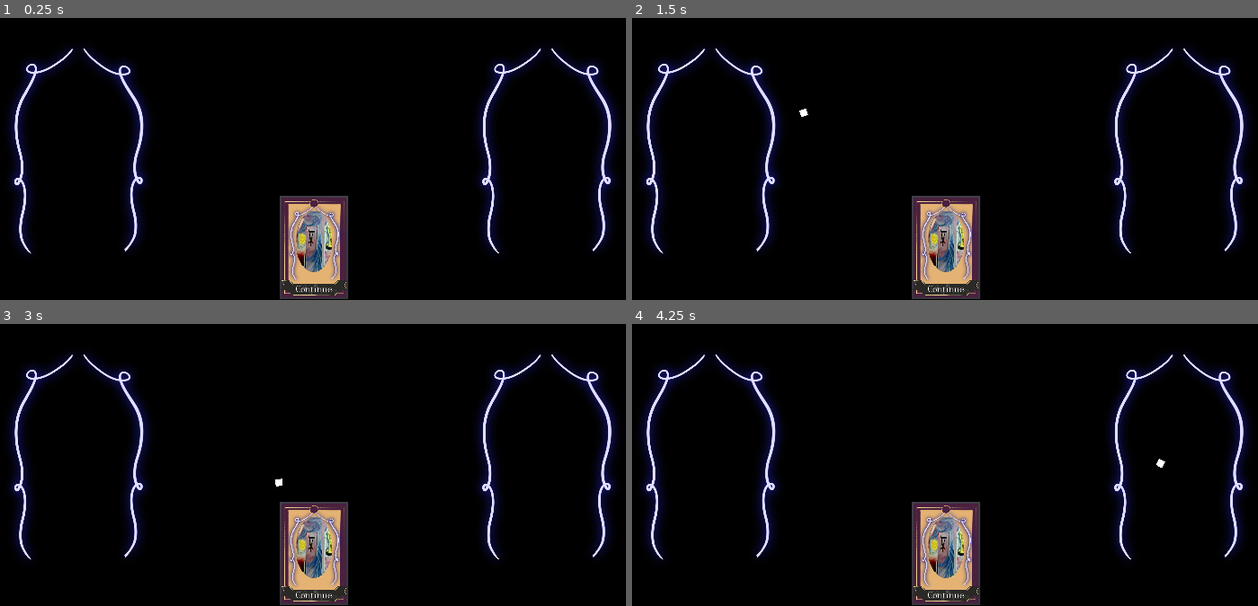
Above: before the commit, frames 1-4 (two rows, left to right).
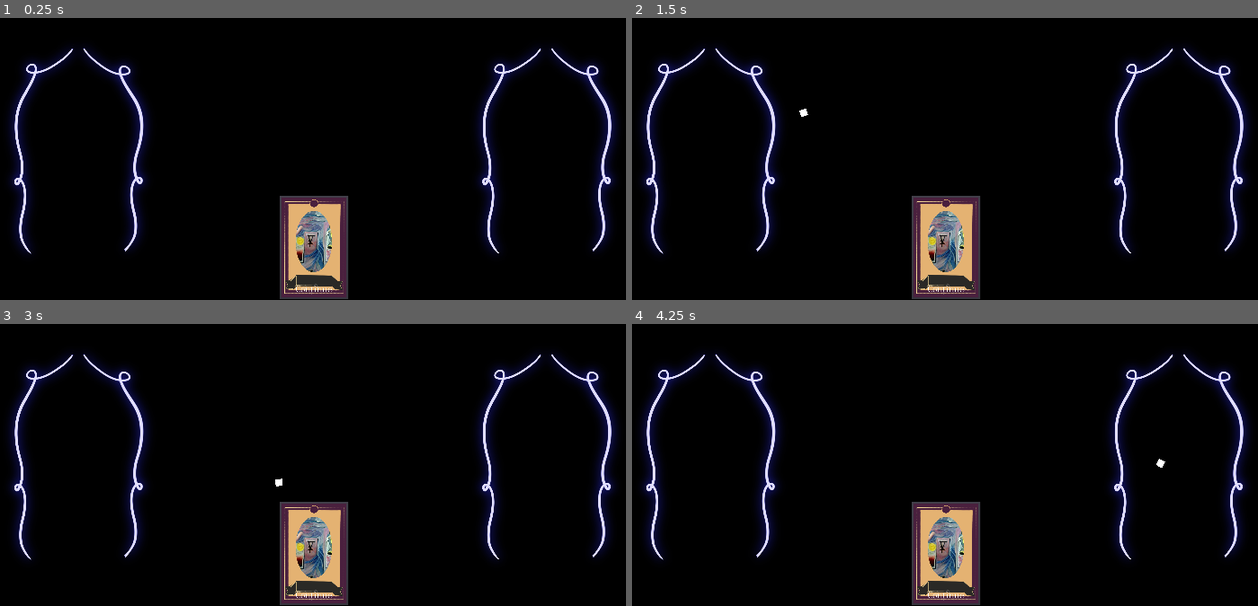
Above: after the commit, the same moments.

Repository: AngelOnFira/ggj-2022
Game: Godot game, scene res://Main.tscn
Two runs of this game, one before a commit and one after it. Both use one fixed random seed, a clock stepped at 60 frames per second and the inputs below.
Inputs (mouse positions are in pixels of both pictures, inside the frame that each line leads up to):
- Up to frame 1 (0.25 s): no input
- Up to frame 2 (1.5 s): tap Enter at 0.5 s; move the mouse to (945, 246) at 0.52 s; click (945, 246) at 0.6 s; tap Space at 1.25 s; move the mouse to (801, 111) at 1.27 s; click (801, 111) at 1.35 s
- Up to frame 3 (3 s): tap Enter at 2 s; move the mouse to (outside the picture) at 2.02 s; click (outside the picture) at 2.1 s; tap Space at 2.75 s; move the mouse to (275, 479) at 2.77 s; click (275, 479) at 2.85 s
- Up to frame 4 (4.25 s): tap Enter at 3.5 s; move the mouse to (1157, 459) at 3.52 s; click (1157, 459) at 3.6 s

The runs differ from the first frame. In frame 1, 1.8% of the frame differs, in the area x 44-56%, y 66-99%; in frame 2, 1.8%; in frame 3, 1.8%; in frame 4, 1.8%.

Commit message:
yeah

Diff:
--- a/Card.tscn
+++ b/Card.tscn
@@ -1,37 +1,29 @@
-[gd_scene load_steps=19 format=2]
-
-[ext_resource path="res://Assets/Sprites/Card/Frame/CardCircle.png" type="Texture" id=1]
+[gd_scene load_steps=25 format=2]
+
+[ext_resource path="res://Assets/Sprites/Card/NightCafe/Continue.png" type="Texture" id=1]
 [ext_resource path="res://card.gd" type="Script" id=2]
-[ext_resource path="res://Assets/Sprites/Card/WolfCub/WolfCub.png" type="Texture" id=3]
-[ext_resource path="res://Assets/Sprites/Card/Background/BGBase.png" type="Texture" id=4]
-[ext_resource path="res://Assets/Sprites/Card/WolfCub/WolfCubStars.png" type="Texture" id=5]
-[ext_resource path="res://Assets/Sprites/Card/Background/BGFrame.png" type="Texture" id=6]
-[ext_resource path="res://Assets/Sprites/Card/Decoration/FrameDecoration.png" type="Texture" id=7]
-[ext_resource path="res://Assets/Sprites/Card/Frame/Banner.png" type="Texture" id=8]
-[ext_resource path="res://Assets/Sprites/Card/Decoration/SwirlDecoration.png" type="Texture" id=9]
-[ext_resource path="res://Assets/Sprites/Card/WolfCub/WolfCubBG.png" type="Texture" id=10]
-[ext_resource path="res://Assets/Sprites/Card/NightCafe/Hunger.jpg" type="Texture" id=11]
-[ext_resource path="res://Assets/Sprites/Card/NightCafe/Continue.jpg" type="Texture" id=12]
-[ext_resource path="res://Assets/Sprites/Card/NightCafe/Family.jpg" type="Texture" id=13]
-[ext_resource path="res://Assets/Sprites/Card/NightCafe/Stablemaster.jpg" type="Texture" id=14]
+[ext_resource path="res://Assets/CardFulls/Curious stage 2.png" type="Texture" id=3]
+[ext_resource path="res://Assets/CardFulls/Curious stage 3.png" type="Texture" id=4]
+[ext_resource path="res://Assets/CardFulls/Curious stage 1..png" type="Texture" id=5]
+[ext_resource path="res://Assets/CardFulls/Good wolf stage 1.png" type="Texture" id=6]
+[ext_resource path="res://Assets/CardFulls/Bad wolf stage 2.png" type="Texture" id=7]
+[ext_resource path="res://Assets/CardFulls/Good wolf stage 2.png" type="Texture" id=8]
+[ext_resource path="res://Assets/CardFulls/Bad wolf stage 1.png" type="Texture" id=9]
+[ext_resource path="res://Assets/CardFulls/Bad wolf stage3.png" type="Texture" id=10]
+[ext_resource path="res://Assets/CardFulls/BASE card.png" type="Texture" id=11]
+[ext_resource path="res://Assets/CardFulls/Horizon stage 2.png" type="Texture" id=12]
+[ext_resource path="res://Assets/CardFulls/Good wolf stage 3.png" type="Texture" id=13]
+[ext_resource path="res://Assets/CardFulls/Basic wolf (start).png" type="Texture" id=14]
 [ext_resource path="res://Assets/Font/BannerFont.tres" type="DynamicFont" id=15]
-[ext_resource path="res://Assets/Sprites/Card/Child/Child.png" type="Texture" id=16]
-
-[sub_resource type="Shader" id=1]
-code = "shader_type canvas_item;
-
-uniform sampler2D mask_texture;
-
-void fragment() {
-    vec4 colour = texture(TEXTURE, UV);
-    colour.a *= texture(mask_texture, UV).a;
-
-    COLOR = colour;
-}"
-
-[sub_resource type="ShaderMaterial" id=2]
-shader = SubResource( 1 )
-shader_param/mask_texture = ExtResource( 1 )
+[ext_resource path="res://Assets/CardFulls/BASE family.png" type="Texture" id=16]
+[ext_resource path="res://Assets/CardFulls/Horizon stage1.png" type="Texture" id=17]
+[ext_resource path="res://Assets/CardFulls/Horizon stage 3.png" type="Texture" id=18]
+[ext_resource path="res://Assets/Sprites/Card/NightCafe/StableMaster.png" type="Texture" id=19]
+[ext_resource path="res://Assets/CardFulls/Fear stage 1.png" type="Texture" id=20]
+[ext_resource path="res://Assets/CardFulls/Fear stage 2.png" type="Texture" id=21]
+[ext_resource path="res://Assets/CardFulls/Traditional stage 1.png" type="Texture" id=22]
+[ext_resource path="res://Assets/CardFulls/Traditional stage 3.png" type="Texture" id=23]
+[ext_resource path="res://Assets/CardFulls/Traditional stage 2.png" type="Texture" id=24]
 
 [node name="Card" type="PanelContainer" groups=["Card"]]
 anchor_right = 1.0
@@ -44,14 +36,162 @@
 "_edit_use_anchors_": false
 }
 
-[node name="Background" type="Control" parent="."]
+[node name="Cards" type="Control" parent="."]
 margin_left = 7.0
 margin_top = 7.0
 margin_right = 193.0
 margin_bottom = 293.0
 mouse_filter = 2
 
-[node name="PurpleBackground" type="TextureRect" parent="Background"]
+[node name="Cub" type="Control" parent="Cards"]
+visible = false
+margin_right = 186.0
+margin_bottom = 286.0
+mouse_filter = 2
+__meta__ = {
+"_edit_use_anchors_": false
+}
+
+[node name="-3" type="TextureRect" parent="Cards/Cub"]
+anchor_right = 1.0
+anchor_bottom = 1.0
+texture = ExtResource( 10 )
+expand = true
+stretch_mode = 1
+__meta__ = {
+"_edit_use_anchors_": false
+}
+
+[node name="-2" type="TextureRect" parent="Cards/Cub"]
+anchor_right = 1.0
+anchor_bottom = 1.0
+texture = ExtResource( 7 )
+expand = true
+stretch_mode = 1
+__meta__ = {
+"_edit_use_anchors_": false
+}
+
+[node name="-1" type="TextureRect" parent="Cards/Cub"]
+anchor_right = 1.0
+anchor_bottom = 1.0
+texture = ExtResource( 9 )
+expand = true
+stretch_mode = 1
+__meta__ = {
+"_edit_use_anchors_": false
+}
+
+[node name="0" type="TextureRect" parent="Cards/Cub"]
+anchor_right = 1.0
+anchor_bottom = 1.0
+texture = ExtResource( 14 )
+expand = true
+stretch_mode = 1
+__meta__ = {
+"_edit_use_anchors_": false
+}
+
+[node name="1" type="TextureRect" parent="Cards/Cub"]
+anchor_right = 1.0
+anchor_bottom = 1.0
+texture = ExtResource( 6 )
+expand = true
+stretch_mode = 1
+__meta__ = {
+"_edit_use_anchors_": false
+}
+
+[node name="2" type="TextureRect" parent="Cards/Cub"]
+anchor_right = 1.0
+anchor_bottom = 1.0
+texture = ExtResource( 8 )
+expand = true
+stretch_mode = 1
+__meta__ = {
+"_edit_use_anchors_": false
+}
+
+[node name="3" type="TextureRect" parent="Cards/Cub"]
+anchor_right = 1.0
+anchor_bottom = 1.0
+texture = ExtResource( 13 )
+expand = true
+stretch_mode = 1
+__meta__ = {
+"_edit_use_anchors_": false
+}
+
+[node name="Child" type="Control" parent="Cards"]
+visible = false
+margin_right = 186.0
+margin_bottom = 286.0
+mouse_filter = 2
+__meta__ = {
+"_edit_use_anchors_": false
+}
+
+[node name="-3" type="TextureRect" parent="Cards/Child"]
+anchor_right = 1.0
+anchor_bottom = 1.0
+texture = ExtResource( 21 )
+expand = true
+stretch_mode = 1
+__meta__ = {
+"_edit_use_anchors_": false
+}
+
+[node name="-2" type="TextureRect" parent="Cards/Child"]
+anchor_right = 1.0
+anchor_bottom = 1.0
+texture = ExtResource( 21 )
+expand = true
+stretch_mode = 1
+__meta__ = {
+"_edit_use_anchors_": false
+}
+
+[node name="-1" type="TextureRect" parent="Cards/Child"]
+anchor_right = 1.0
+anchor_bottom = 1.0
+texture = ExtResource( 20 )
+expand = true
+stretch_mode = 1
+__meta__ = {
+"_edit_use_anchors_": false
+}
+
+[node name="0" type="TextureRect" parent="Cards/Child"]
+anchor_right = 1.0
+anchor_bottom = 1.0
+texture = ExtResource( 11 )
+expand = true
+stretch_mode = 1
+__meta__ = {
+"_edit_use_anchors_": false
+}
+
+[node name="1" type="TextureRect" parent="Cards/Child"]
+anchor_right = 1.0
+anchor_bottom = 1.0
+texture = ExtResource( 5 )
+expand = true
+stretch_mode = 1
+__meta__ = {
+"_edit_use_anchors_": false
+}
+
+[node name="2" type="TextureRect" parent="Cards/Child"]
+anchor_right = 1.0
+anchor_bottom = 1.0
+texture = ExtResource( 3 )
+expand = true
+stretch_mode = 1
+__meta__ = {
+"_edit_use_anchors_": false
+}
+
+[node name="3" type="TextureRect" parent="Cards/Child"]
 anchor_right = 1.0
 anchor_bottom = 1.0
 texture = ExtResource( 4 )
@@ -61,131 +201,52 @@
 "_edit_use_anchors_": false
 }
 
-[node name="YellowBackground" type="TextureRect" parent="Background"]
-anchor_right = 1.0
-anchor_bottom = 1.0
-texture = ExtResource( 6 )
-expand = true
-stretch_mode = 1
-__meta__ = {
-"_edit_use_anchors_": false
-}
-
-[node name="Frame" type="Control" parent="."]
-margin_left = 7.0
-margin_top = 7.0
-margin_right = 193.0
-margin_bottom = 293.0
-mouse_filter = 2
-
-[node name="CircularFrame" type="TextureRect" parent="Frame"]
-anchor_right = 1.0
-anchor_bottom = 1.0
-texture = ExtResource( 1 )
-expand = true
-stretch_mode = 1
-__meta__ = {
-"_edit_use_anchors_": false
-}
-
-[node name="SwirlDecoration" type="TextureRect" parent="Frame"]
-anchor_right = 1.0
-anchor_bottom = 1.0
-texture = ExtResource( 9 )
-expand = true
-stretch_mode = 1
-__meta__ = {
-"_edit_use_anchors_": false
-}
-
-[node name="FrameDecoration" type="TextureRect" parent="Frame"]
-anchor_right = 1.0
-anchor_bottom = 1.0
-texture = ExtResource( 7 )
-expand = true
-stretch_mode = 1
-__meta__ = {
-"_edit_use_anchors_": false
-}
-
-[node name="Banner" type="TextureRect" parent="Frame"]
-anchor_right = 1.0
-anchor_bottom = 1.0
-margin_left = 223.0
-margin_top = 571.0
-margin_right = 223.0
-margin_bottom = 571.0
-rect_rotation = 179.959
-rect_scale = Vector2( 1.4, 1.3 )
-texture = ExtResource( 8 )
-expand = true
-stretch_mode = 1
-__meta__ = {
-"_edit_use_anchors_": false
-}
-
-[node name="Card" type="Control" parent="."]
-margin_left = 7.0
-margin_top = 7.0
-margin_right = 193.0
-margin_bottom = 293.0
-mouse_filter = 2
-
-[node name="Cub" type="Control" parent="Card"]
+[node name="Family" type="Control" parent="Cards"]
 visible = false
 anchor_right = 1.0
 anchor_bottom = 1.0
-mouse_filter = 2
-__meta__ = {
-"_edit_use_anchors_": false
-}
-
-[node name="Mountain" type="TextureRect" parent="Card/Cub"]
-anchor_right = 1.0
-anchor_bottom = 1.0
-texture = ExtResource( 10 )
-expand = true
-stretch_mode = 1
-__meta__ = {
-"_edit_use_anchors_": false
-}
-
-[node name="Stars" type="TextureRect" parent="Card/Cub"]
-anchor_right = 1.0
-anchor_bottom = 1.0
-texture = ExtResource( 5 )
-expand = true
-stretch_mode = 1
-__meta__ = {
-"_edit_use_anchors_": false
-}
-
-[node name="WolfCub" type="TextureRect" parent="Card/Cub"]
-anchor_right = 1.0
-anchor_bottom = 1.0
-texture = ExtResource( 3 )
-expand = true
-stretch_mode = 1
-__meta__ = {
-"_edit_use_anchors_": false
-}
-
-[node name="Child" type="Control" parent="Card"]
-anchor_right = 1.0
-anchor_bottom = 1.0
-mouse_filter = 2
-__meta__ = {
-"_edit_use_anchors_": false
-}
-
-[node name="Child" type="TextureRect" parent="Card/Child"]
-anchor_right = 1.0
-anchor_bottom = 1.0
-margin_left = -1.046
-margin_top = -1.441
-margin_right = -1.04601
-margin_bottom = -1.44101
-rect_scale = Vector2( 1.01, 1.01 )
+margin_left = -7.0
+margin_top = -7.0
+margin_right = -7.0
+margin_bottom = -7.0
+mouse_filter = 2
+__meta__ = {
+"_edit_use_anchors_": false
+}
+
+[node name="-3" type="TextureRect" parent="Cards/Family"]
+anchor_right = 1.0
+anchor_bottom = 1.0
+texture = ExtResource( 23 )
+expand = true
+stretch_mode = 1
+__meta__ = {
+"_edit_use_anchors_": false
+}
+
+[node name="-2" type="TextureRect" parent="Cards/Family"]
+anchor_right = 1.0
+anchor_bottom = 1.0
+texture = ExtResource( 24 )
+expand = true
+stretch_mode = 1
+__meta__ = {
+"_edit_use_anchors_": false
+}
+
+[node name="-1" type="TextureRect" parent="Cards/Family"]
+anchor_right = 1.0
+anchor_bottom = 1.0
+texture = ExtResource( 22 )
+expand = true
+stretch_mode = 1
+__meta__ = {
+"_edit_use_anchors_": false
+}
+
+[node name="0" type="TextureRect" parent="Cards/Family"]
+anchor_right = 1.0
+anchor_bottom = 1.0
 texture = ExtResource( 16 )
 expand = true
 stretch_mode = 1
@@ -193,80 +254,191 @@
 "_edit_use_anchors_": false
 }
 
-[node name="Family" type="Control" parent="Card"]
+[node name="1" type="TextureRect" parent="Cards/Family"]
+anchor_right = 1.0
+anchor_bottom = 1.0
+texture = ExtResource( 17 )
+expand = true
+stretch_mode = 1
+__meta__ = {
+"_edit_use_anchors_": false
+}
+
+[node name="2" type="TextureRect" parent="Cards/Family"]
+anchor_right = 1.0
+anchor_bottom = 1.0
+texture = ExtResource( 12 )
+expand = true
+stretch_mode = 1
+__meta__ = {
+"_edit_use_anchors_": false
+}
+
+[node name="3" type="TextureRect" parent="Cards/Family"]
+anchor_right = 1.0
+anchor_bottom = 1.0
+texture = ExtResource( 18 )
+expand = true
+stretch_mode = 1
+__meta__ = {
+"_edit_use_anchors_": false
+}
+
+[node name="Stablemaster" type="Control" parent="Cards"]
 visible = false
 anchor_right = 1.0
 anchor_bottom = 1.0
-mouse_filter = 2
-__meta__ = {
-"_edit_use_anchors_": false
-}
-
-[node name="Family" type="TextureRect" parent="Card/Family"]
-material = SubResource( 2 )
-anchor_right = 1.0
-anchor_bottom = 1.0
-texture = ExtResource( 13 )
-expand = true
-stretch_mode = 1
-__meta__ = {
-"_edit_use_anchors_": false
-}
-
-[node name="Stablemaster" type="Control" parent="Card"]
-visible = false
-anchor_right = 1.0
-anchor_bottom = 1.0
-mouse_filter = 2
-__meta__ = {
-"_edit_use_anchors_": false
-}
-
-[node name="Stablemaster" type="TextureRect" parent="Card/Stablemaster"]
-material = SubResource( 2 )
-anchor_right = 1.0
-anchor_bottom = 1.0
-texture = ExtResource( 14 )
-expand = true
-stretch_mode = 1
-__meta__ = {
-"_edit_use_anchors_": false
-}
-
-[node name="Hunger" type="Control" parent="Card"]
-visible = false
-anchor_right = 1.0
-anchor_bottom = 1.0
-mouse_filter = 2
-__meta__ = {
-"_edit_use_anchors_": false
-}
-
-[node name="Hunger" type="TextureRect" parent="Card/Hunger"]
-material = SubResource( 2 )
-anchor_right = 1.0
-anchor_bottom = 1.0
-texture = ExtResource( 11 )
-expand = true
-stretch_mode = 1
-__meta__ = {
-"_edit_use_anchors_": false
-}
-
-[node name="Continue" type="Control" parent="Card"]
-visible = false
-anchor_right = 1.0
-anchor_bottom = 1.0
-mouse_filter = 2
-__meta__ = {
-"_edit_use_anchors_": false
-}
-
-[node name="Continue" type="TextureRect" parent="Card/Continue"]
-material = SubResource( 2 )
-anchor_right = 1.0
-anchor_bottom = 1.0
-texture = ExtResource( 12 )
+margin_left = -7.0
+margin_top = -7.0
+margin_right = -7.0
+margin_bottom = -7.0
+mouse_filter = 2
+__meta__ = {
+"_edit_use_anchors_": false
+}
+
+[node name="-3" type="TextureRect" parent="Cards/Stablemaster"]
+anchor_right = 1.0
+anchor_bottom = 1.0
+texture = ExtResource( 19 )
+expand = true
+stretch_mode = 1
+__meta__ = {
+"_edit_use_anchors_": false
+}
+
+[node name="-2" type="TextureRect" parent="Cards/Stablemaster"]
+anchor_right = 1.0
+anchor_bottom = 1.0
+texture = ExtResource( 19 )
+expand = true
+stretch_mode = 1
+__meta__ = {
+"_edit_use_anchors_": false
+}
+
+[node name="-1" type="TextureRect" parent="Cards/Stablemaster"]
+anchor_right = 1.0
+anchor_bottom = 1.0
+texture = ExtResource( 19 )
+expand = true
+stretch_mode = 1
+__meta__ = {
+"_edit_use_anchors_": false
+}
+
+[node name="0" type="TextureRect" parent="Cards/Stablemaster"]
+anchor_right = 1.0
+anchor_bottom = 1.0
+texture = ExtResource( 19 )
+expand = true
+stretch_mode = 1
+__meta__ = {
+"_edit_use_anchors_": false
+}
+
+[node name="1" type="TextureRect" parent="Cards/Stablemaster"]
+anchor_right = 1.0
+anchor_bottom = 1.0
+texture = ExtResource( 19 )
+expand = true
+stretch_mode = 1
+__meta__ = {
+"_edit_use_anchors_": false
+}
+
+[node name="2" type="TextureRect" parent="Cards/Stablemaster"]
+anchor_right = 1.0
+anchor_bottom = 1.0
+texture = ExtResource( 19 )
+expand = true
+stretch_mode = 1
+__meta__ = {
+"_edit_use_anchors_": false
+}
+
+[node name="3" type="TextureRect" parent="Cards/Stablemaster"]
+anchor_right = 1.0
+anchor_bottom = 1.0
+texture = ExtResource( 19 )
+expand = true
+stretch_mode = 1
+__meta__ = {
+"_edit_use_anchors_": false
+}
+
+[node name="Continue" type="Control" parent="Cards"]
+margin_right = 186.0
+margin_bottom = 286.0
+mouse_filter = 2
+__meta__ = {
+"_edit_use_anchors_": false
+}
+
+[node name="-3" type="TextureRect" parent="Cards/Continue"]
+anchor_right = 1.0
+anchor_bottom = 1.0
+texture = ExtResource( 1 )
+expand = true
+stretch_mode = 1
+__meta__ = {
+"_edit_use_anchors_": false
+}
+
+[node name="-2" type="TextureRect" parent="Cards/Continue"]
+anchor_right = 1.0
+anchor_bottom = 1.0
+texture = ExtResource( 1 )
+expand = true
+stretch_mode = 1
+__meta__ = {
+"_edit_use_anchors_": false
+}
+
+[node name="-1" type="TextureRect" parent="Cards/Continue"]
+anchor_right = 1.0
+anchor_bottom = 1.0
+texture = ExtResource( 1 )
+expand = true
+stretch_mode = 1
+__meta__ = {
+"_edit_use_anchors_": false
+}
+
+[node name="0" type="TextureRect" parent="Cards/Continue"]
+anchor_right = 1.0
+anchor_bottom = 1.0
+texture = ExtResource( 1 )
+expand = true
+stretch_mode = 1
+__meta__ = {
+"_edit_use_anchors_": false
+}
+
+[node name="1" type="TextureRect" parent="Cards/Continue"]
+anchor_right = 1.0
+anchor_bottom = 1.0
+texture = ExtResource( 1 )
+expand = true
+stretch_mode = 1
+__meta__ = {
+"_edit_use_anchors_": false
+}
+
+[node name="2" type="TextureRect" parent="Cards/Continue"]
+anchor_right = 1.0
+anchor_bottom = 1.0
+texture = ExtResource( 1 )
+expand = true
+stretch_mode = 1
+__meta__ = {
+"_edit_use_anchors_": false
+}
+
+[node name="3" type="TextureRect" parent="Cards/Continue"]
+anchor_right = 1.0
+anchor_bottom = 1.0
+texture = ExtResource( 1 )
 expand = true
 stretch_mode = 1
 __meta__ = {
@@ -300,7 +472,7 @@
 margin_left = 7.0
 margin_top = 7.0
 margin_right = 193.0
-margin_bottom = 293.0
+margin_bottom = 266.0
 mouse_filter = 2
 
 [node name="VBoxContainer" type="VBoxContainer" parent="TextContainer"]
--- a/card.gd
+++ b/card.gd
@@ -27,14 +27,20 @@
 
 
 # Set the type (id) of card to change the art
-func set_card_type(id: String):
+func set_card_type(id: String, balance: int):
 	# Hide all the children
-	for child in $Card.get_children():
+	for child in $Cards.get_children():
 		child.hide()
 
 	print("Trying to show ", id)
 
 	# Show the requested child
-	$Card.get_node(id).show()
+	var active_card = $Cards.get_node(id)
+	for child in active_card.get_children():
+		child.hide()
+
+	var new_balance = String(clamp(balance, -3, 3))
+	active_card.get_node(new_balance).show()
+	active_card.show()
 
 	$TextContainer/VBoxContainer/BannerText.text = id
--- a/master.gd
+++ b/master.gd
@@ -9,12 +9,23 @@
 
 var current_page: Page = null
 
+var balances = {
+	"Child": 0,
+	"Family": 0,
+	"Stablemaster": 0,
+	"Cub": 0,
+	"Continue":0
+}
+var child_balance = 0
+var stable_balance = 0
+var family_balance = 0
+var cub_balance = 0
 
 func _ready():
 	for page in self.get_tree().get_nodes_in_group("pages"):
 		page.connect("page_changed", self, "update_page")
 		page.connect("action_taken", $SFXHandler, "play")
-		page.connect("action_taken", $CardModifier, "update_card")
+		page.connect("action_taken", self, "set_card_balance")
 
 	# Start the game by getting the first page
 	self.update_page($Story.initial_page())
@@ -62,7 +73,7 @@
 		card.rect_scale = Vector2(0.5, 0.5)
 
 		# Set the art on the card
-		card.set_card_type(card.card_id)
+		card.set_card_type(card.card_id, balances[card.card_id])
 
 		print("master.gd creating --- ", page_card)
 
@@ -78,3 +89,10 @@
 #			card.card_id = page_card.id
 #			cards_container.add_child(card)
 #			print("master.gd creating --- ",page_card)
+
+
+func set_card_balance(page, card, side):
+	if side == "left":
+		balances[card] -= 1
+	if side == "right":
+		balances[card] +=1
Binary file added: Assets/CardFulls/BASE card.png
Not shown, added: Assets/CardFulls/BASE card.png.import
Binary file added: Assets/CardFulls/BASE family.png
Not shown, added: Assets/CardFulls/BASE family.png.import
Binary file added: Assets/CardFulls/Bad wolf stage 1.png
Not shown, added: Assets/CardFulls/Bad wolf stage 1.png.import
Binary file added: Assets/CardFulls/Bad wolf stage 2.png
Not shown, added: Assets/CardFulls/Bad wolf stage 2.png.import
Binary file added: Assets/CardFulls/Bad wolf stage3.png
Not shown, added: Assets/CardFulls/Bad wolf stage3.png.import
Binary file added: Assets/CardFulls/Basic wolf (start).png
Not shown, added: Assets/CardFulls/Basic wolf (start).png.import
(and 44 more such lines)
